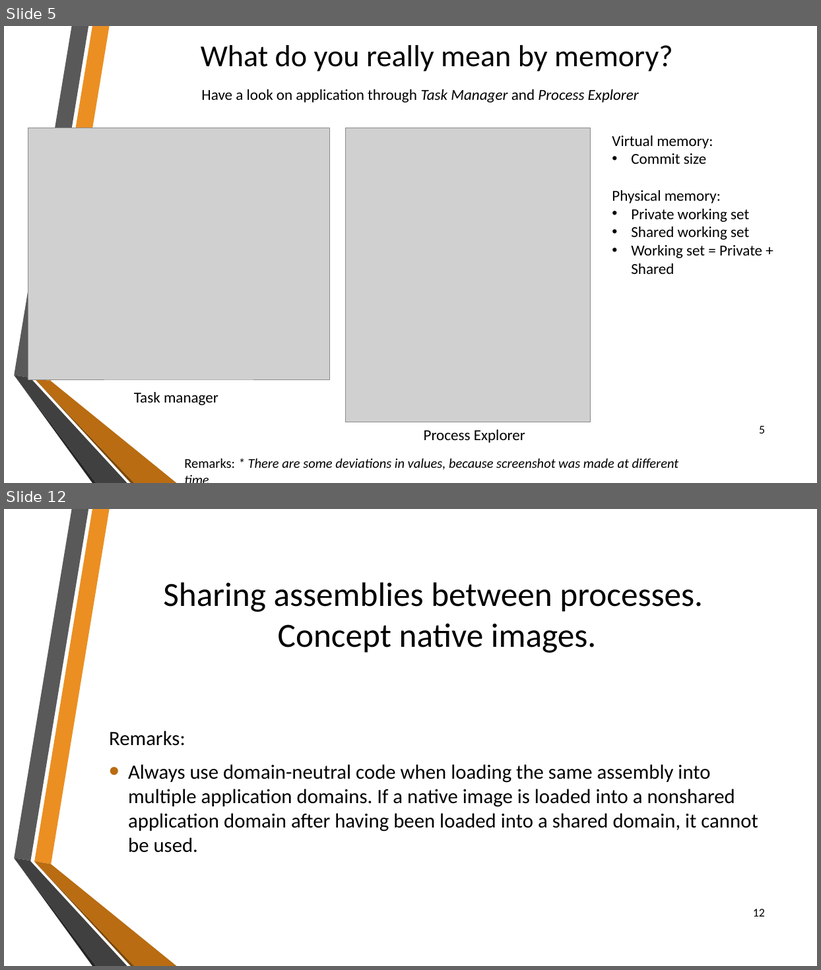
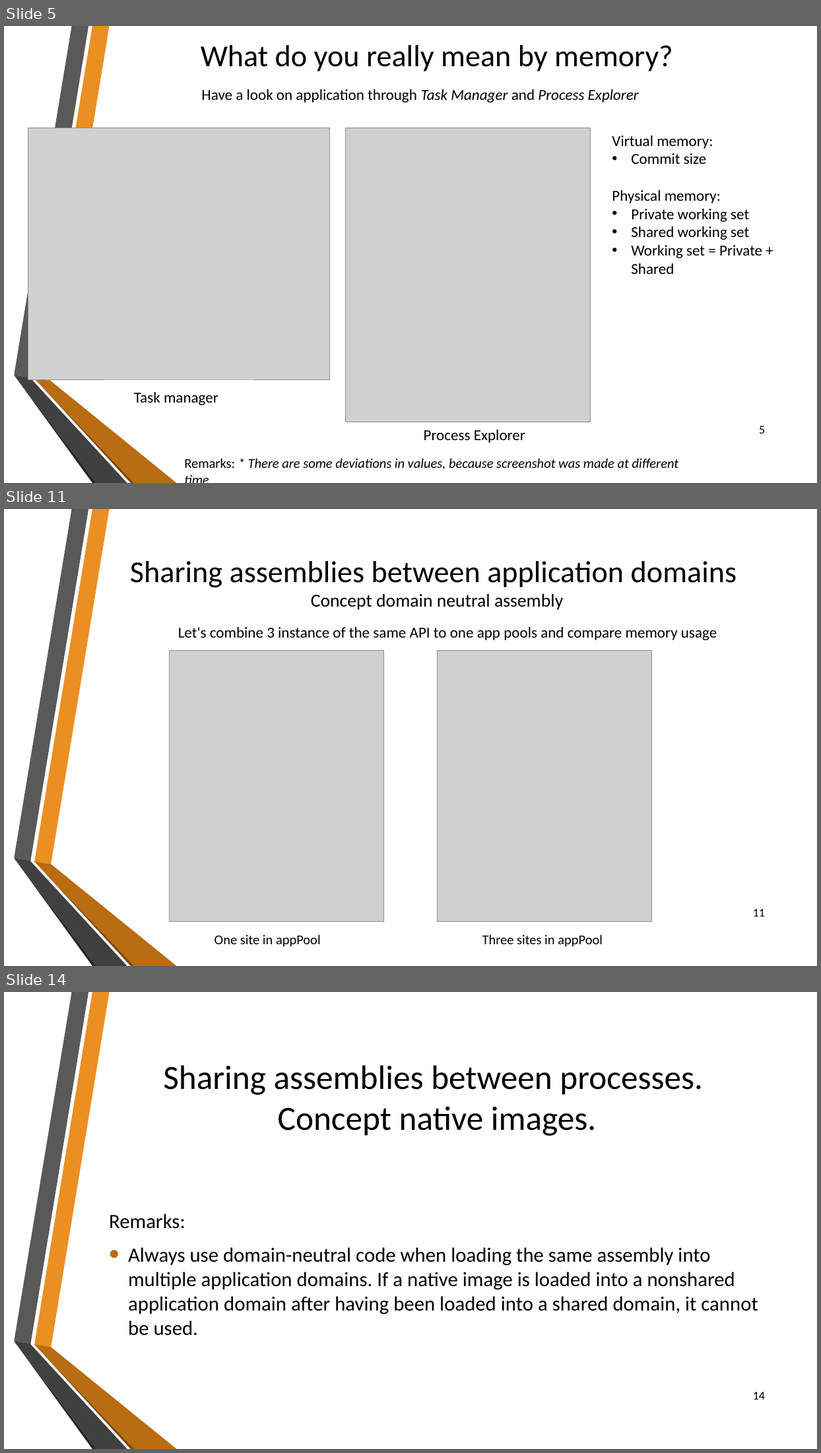
Before and after one commit to sflusov/IISSharingAssemblies, a slide deck: presentation/Sharing common assemblies.pptx. Shown one above the other, each under a label of ours: slides 5 and 12 before the commit, slides 5, 11 and 14 after it; the slides between them are not shown. The pictures are 821x970 and 821x1453 pixels, drawn with LibreOffice and Linux fonts; fonts in the diff are those of the drawing; grey boxes stand for pictures; background and template pictures are left out. Boxes give left, top, right and bottom in pixels: in the first picture for what was removed or moved away, otherwise in the second. Text is boxed around its words. In the diff, an @@ line names an element or a change of style, - is before the commit and + after.

Commit message:
Presentation add slides with memory types

```diff
--- a/presentation/Sharing common assemblies.pptx
+++ b/presentation/Sharing common assemblies.pptx
@@ slide 11 added at [4, 509, 817, 966], background picture (left out); not listed: 6 template elements that a slide beside it also shows @@
@@ title added at [130, 561, 737, 610], 36 pt, text #000000 @@
+Sharing assemblies between application domains
+Concept domain neutral assembly
@@ text added at [178, 627, 717, 640], 18 pt, text #000000 @@
+Let's combine 3 instance of the same API to one app pools and compare memory usage
@@ picture added at [169, 650, 384, 922] @@
@@ picture added at [437, 650, 652, 922] @@
@@ page number added at [753, 909, 765, 917], 14 pt, text #000000 @@
+11
@@ text added at [215, 935, 321, 947], 16 pt, text #000000 @@
+One site in appPool
@@ text added at [482, 935, 603, 947], 16 pt, text #000000 @@
+Three sites in appPool
@@ what was slide 12 is now slide 14 @@
@@ page number at [753, 1392, 765, 1400]: text changed @@
-12
+14
```
Also in this commit, not shown: 5 slides changed, 2 other slides added, 1 slide removed.
